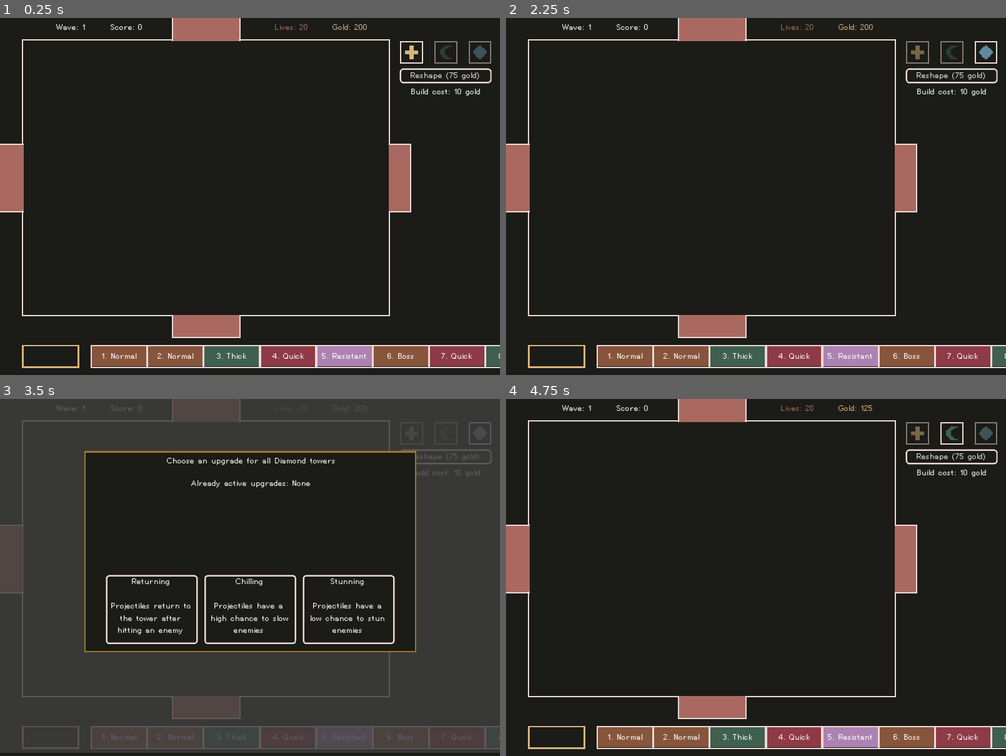
Above: before the commit, frames 1-4 (two rows, left to right).
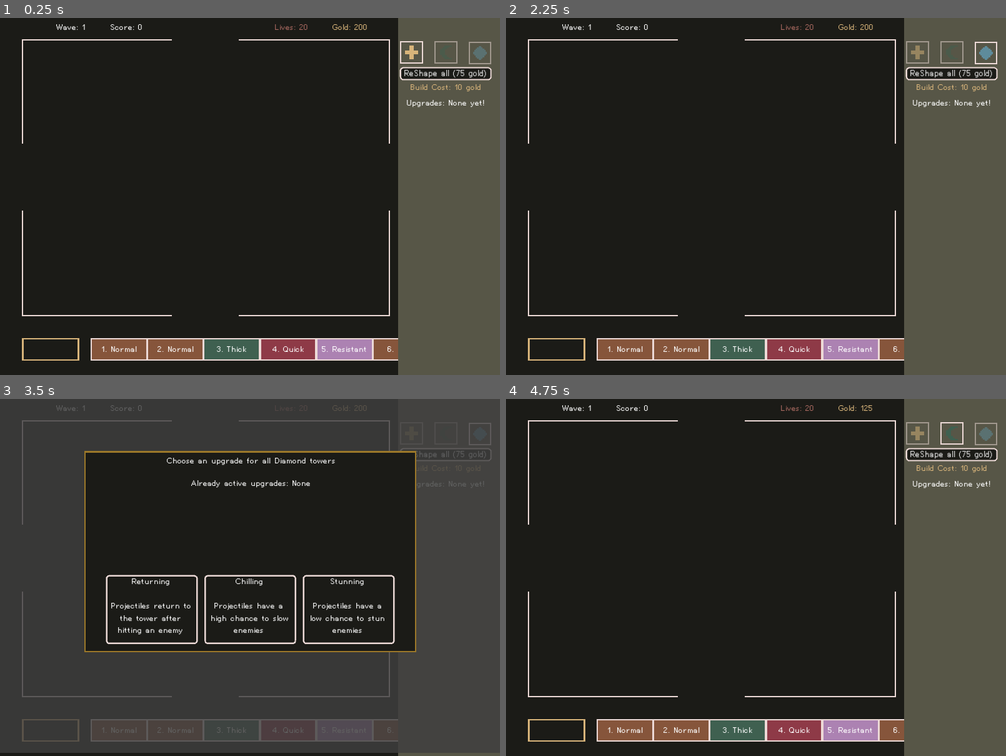
Above: after the commit, the same moments.

Repository: nolenroyalty/ReShape-TD
Game: Godot game, scene res://Main.tscn
Same seed, same stepped clock (60 frames per second), same inputs: the game is played once before the commit and once after it.
Inputs (mouse positions are in pixels of both pictures, inside the frame that each line leads up to):
- Up to frame 1 (0.25 s): no input
- Up to frame 2 (2.25 s): click (951, 53) at 0.5 s; click (916, 53) at 1.25 s; click (986, 53) at 2 s
- Up to frame 3 (3.5 s): click "Reshape (75 gold)" (after the commit: "ReShape all (75 gold)") at 2.75 s
- Up to frame 4 (4.75 s): click "Chilling Projectiles have a h…" at 3.5 s; click (951, 434) at 4.25 s

The runs differ from the first frame. In frame 1, 26% of the frame differs, in the area x 0-100%, y 0-100%; in frame 2, 26%; in frame 3, 5.0%; in frame 4, 26%.

Commit message:
a ton of UI juggling to make some space

Diff:
--- a/Main.gd
+++ b/Main.gd
@@ -106,7 +106,7 @@
 func handle_final_wave_sent():
 	assert(true == false, "TODO: handle final wave sent")
 
-func handle_timer_updated(time):
+func handle_timer_updated(_time):
 	pass
 
 # Called when the node enters the scene tree for the first time.
--- a/Main.tscn
+++ b/Main.tscn
@@ -9,6 +9,7 @@
 [ext_resource path="res://Score.gd" type="Script" id=7]
 [ext_resource path="res://ui/WaveDisplay.tscn" type="PackedScene" id=8]
 [ext_resource path="res://ui/ModalShader.tres" type="Shader" id=9]
+[ext_resource path="res://ui/IndividualTowerBuilder.tscn" type="PackedScene" id=10]
 
 [sub_resource type="ShaderMaterial" id=1]
 shader = ExtResource( 9 )
@@ -18,6 +19,12 @@
 
 [node name="Main" type="Node2D"]
 script = ExtResource( 3 )
+
+[node name="ColorRect" type="ColorRect" parent="."]
+margin_left = 557.0
+margin_right = 704.0
+margin_bottom = 506.0
+color = Color( 0.341176, 0.337255, 0.278431, 1 )
 
 [node name="EverythingForShader" type="Node2D" parent="."]
 
@@ -77,10 +84,15 @@
 script = ExtResource( 7 )
 
 [node name="WaveDisplay" parent="." instance=ExtResource( 8 )]
-position = Vector2( 30, 458 )
+position = Vector2( 30, 448 )
+z_index = -1
 
 [node name="Shader" type="ColorRect" parent="."]
 visible = false
 material = SubResource( 1 )
 margin_right = 700.0
 margin_bottom = 496.0
+
+[node name="IndividualTowerViewer" parent="." instance=ExtResource( 10 )]
+visible = false
+position = Vector2( 550, 70 )
--- a/battlefield/DestBot.tscn
+++ b/battlefield/DestBot.tscn
@@ -16,6 +16,7 @@
 shape = SubResource( 1 )
 
 [node name="Sprite" type="Sprite" parent="." index="1"]
+visible = false
 position = Vector2( 48, 16 )
 rotation = 1.5708
 texture = ExtResource( 3 )
--- a/battlefield/DestRight.tscn
+++ b/battlefield/DestRight.tscn
@@ -10,6 +10,7 @@
 [node name="DestRight" groups=["pathable"] instance=ExtResource( 1 )]
 
 [node name="Sprite" type="Sprite" parent="." index="0"]
+visible = false
 position = Vector2( 16, 48 )
 texture = ExtResource( 2 )
 
--- a/battlefield/SpawnLeft.tscn
+++ b/battlefield/SpawnLeft.tscn
@@ -8,5 +8,6 @@
 script = ExtResource( 2 )
 
 [node name="Sprite" type="Sprite" parent="." index="0"]
+visible = false
 position = Vector2( 24, 48 )
 texture = ExtResource( 3 )
--- a/battlefield/SpawnTop.tscn
+++ b/battlefield/SpawnTop.tscn
@@ -8,6 +8,7 @@
 script = ExtResource( 2 )
 
 [node name="Sprite" type="Sprite" parent="." index="0"]
+visible = false
 position = Vector2( 48, 24 )
 rotation = 1.5708
 texture = ExtResource( 3 )
--- a/creeps/CreepGeneric.gd
+++ b/creeps/CreepGeneric.gd
@@ -220,7 +220,6 @@
 	else: return 10
 
 func fade_and_free(time):
-	print("fading?")
 	var tween = Tween.new()
 	tween.interpolate_property(self, "modulate:a", 1.0, 0.0, time, Tween.TRANS_QUAD, Tween.EASE_IN_OUT)
 	add_child(tween)
--- /dev/null
+++ b/ui/IndividualTowerBuilder.tscn
@@ -0,0 +1,97 @@
+[gd_scene load_steps=6 format=2]
+
+[ext_resource path="res://ui/sprites/towericons.png" type="Texture" id=1]
+[ext_resource path="res://ui/NinepatchClear.tscn" type="PackedScene" id=2]
+[ext_resource path="res://fonts/HelvetiPixel.ttf" type="DynamicFontData" id=3]
+[ext_resource path="res://ui/sprites/ninepatch-modal.png" type="Texture" id=5]
+
+[sub_resource type="DynamicFont" id=1]
+font_data = ExtResource( 3 )
+
+[node name="IndividualTowerViewer" type="Node2D"]
+
+[node name="Box" parent="." instance=ExtResource( 2 )]
+margin_right = 144.0
+margin_bottom = 224.0
+texture = ExtResource( 5 )
+
+[node name="Towericons2" type="Sprite" parent="Box"]
+position = Vector2( 29, 30 )
+texture = ExtResource( 1 )
+offset = Vector2( -16, -16 )
+hframes = 3
+
+[node name="Towericons3" type="Sprite" parent="Box"]
+position = Vector2( 53, 30 )
+texture = ExtResource( 1 )
+offset = Vector2( -16, -16 )
+hframes = 3
+
+[node name="Towericons4" type="Sprite" parent="Box"]
+position = Vector2( 76, 30 )
+texture = ExtResource( 1 )
+offset = Vector2( -16, -16 )
+hframes = 3
+
+[node name="Towericons5" type="Sprite" parent="Box"]
+position = Vector2( 101, 30 )
+texture = ExtResource( 1 )
+offset = Vector2( -16, -16 )
+hframes = 3
+
+[node name="Towericons6" type="Sprite" parent="Box"]
+position = Vector2( 124, 30 )
+texture = ExtResource( 1 )
+offset = Vector2( -16, -16 )
+hframes = 3
+
+[node name="Towericons" type="Sprite" parent="Box"]
+position = Vector2( 147, 30 )
+texture = ExtResource( 1 )
+offset = Vector2( -16, -16 )
+hframes = 3
+
+[node name="Title" type="Label" parent="Box"]
+margin_top = 28.0
+margin_right = 144.0
+margin_bottom = 42.0
+custom_fonts/font = SubResource( 1 )
+text = "Building Crescent Tower"
+align = 1
+
+[node name="Cost" type="Label" parent="Box"]
+margin_top = 44.0
+margin_right = 144.0
+margin_bottom = 58.0
+custom_colors/font_color = Color( 0.847059, 0.705882, 0.478431, 1 )
+text = "Current Cost: 120 Gold"
+align = 1
+
+[node name="Upgrades" type="Label" parent="Box"]
+margin_left = 10.0
+margin_top = 65.0
+margin_right = 128.0
+margin_bottom = 192.0
+text = "Megamultishotting
+Chilling
+Piercing
+Chaining
+Stunning
+Avaricious"
+
+[node name="Button" type="Button" parent="Box"]
+margin_left = 13.0
+margin_top = 168.0
+margin_right = 129.0
+margin_bottom = 216.0
+
+[node name="Label" type="Label" parent="Box/Button"]
+anchor_right = 1.0
+anchor_bottom = 1.0
+margin_left = 1.0
+margin_right = 1.0
+text = "ReShape ALL
+Cross Towers"
+align = 1
+valign = 1
+autowrap = true
--- a/ui/ReshapeUpgradeSelector.gd
+++ b/ui/ReshapeUpgradeSelector.gd
@@ -7,7 +7,8 @@
 onready var crescent = $Control/CrescentButton
 onready var diamond = $Control/DiamondButton
 onready var reshape_button = $Control/ReshapeButton
-onready var info_label = $Control/InfoLabel
+onready var upgrades_label = $Control/UpgradesLabel
+onready var cost_label = $Control/CostLabel
 
 var current = null
 
@@ -26,12 +27,16 @@
 			b.modulate.a = 0.5
 
 func update_info_text():
-	var build_cost = "Build cost: %d gold" % [Upgrades.tower_cost(current)]
+	var build_cost = "Build Cost: %d gold" % [Upgrades.tower_cost(current)]
+	cost_label.text = build_cost
+
 	var active_upgrades = Upgrades.active_upgrades(current)
-	var l = [build_cost]
-	for u in active_upgrades:
-		l.append(Upgrades.title(u))
-	info_label.text = "\n".join(l)
+	if len(active_upgrades) == 0: upgrades_label.text = "Upgrades: None yet!"
+	else:
+		var l = []
+		for u in active_upgrades:
+			l.append(Upgrades.title(u))
+		upgrades_label.text = "Upgrades:\n".join(l)
 
 func update_reshape_button_cost():
 	if current == null: return
@@ -41,7 +46,7 @@
 	if len(remaining) < 3:
 		reshape_button.text = "No upgrades left"
 	else:
-		reshape_button.text = "Reshape (%d gold)" % [cost]
+		reshape_button.text = "ReShape all (%d gold)" % [cost]
 
 func handle_reshaped(shape, _upgrade):
 	if current != null and shape == current:
--- a/ui/ReshapeUpgradeSelector.tscn
+++ b/ui/ReshapeUpgradeSelector.tscn
@@ -11,8 +11,8 @@
 script = ExtResource( 6 )
 
 [node name="Control" type="Control" parent="."]
-margin_right = 40.0
-margin_bottom = 40.0
+margin_right = 128.0
+margin_bottom = 128.0
 theme = ExtResource( 4 )
 
 [node name="ColorRect" type="ColorRect" parent="Control"]
@@ -35,21 +35,29 @@
 
 [node name="DiamondButton" type="TextureButton" parent="Control"]
 margin_left = 96.0
+margin_top = 1.0
 margin_right = 128.0
-margin_bottom = 32.0
+margin_bottom = 33.0
 texture_normal = ExtResource( 3 )
 
 [node name="ReshapeButton" type="Button" parent="Control"]
-margin_top = 39.0
+margin_top = 37.0
 margin_right = 128.0
-margin_bottom = 59.0
+margin_bottom = 55.0
 custom_fonts/font = ExtResource( 5 )
-text = "Reshape"
 
-[node name="InfoLabel" type="Label" parent="Control"]
-margin_top = 64.0
+[node name="CostLabel" type="Label" parent="Control"]
+margin_top = 58.0
 margin_right = 128.0
-margin_bottom = 192.0
-text = "Build Cost: 10 Gold"
+margin_bottom = 72.0
+custom_colors/font_color = Color( 0.847059, 0.705882, 0.478431, 1 )
+text = "Build Cost: 120 Gold"
+align = 1
+
+[node name="UpgradesLabel" type="Label" parent="Control"]
+margin_top = 80.0
+margin_right = 128.0
+margin_bottom = 208.0
+text = "Upgrades: None"
 align = 1
 autowrap = true
Not shown: 1 places in Main.tscn that only renumber resources
Binary file added: ui/sprites/towericons.png
Not shown, added: ui/sprites/towericons.png.import
